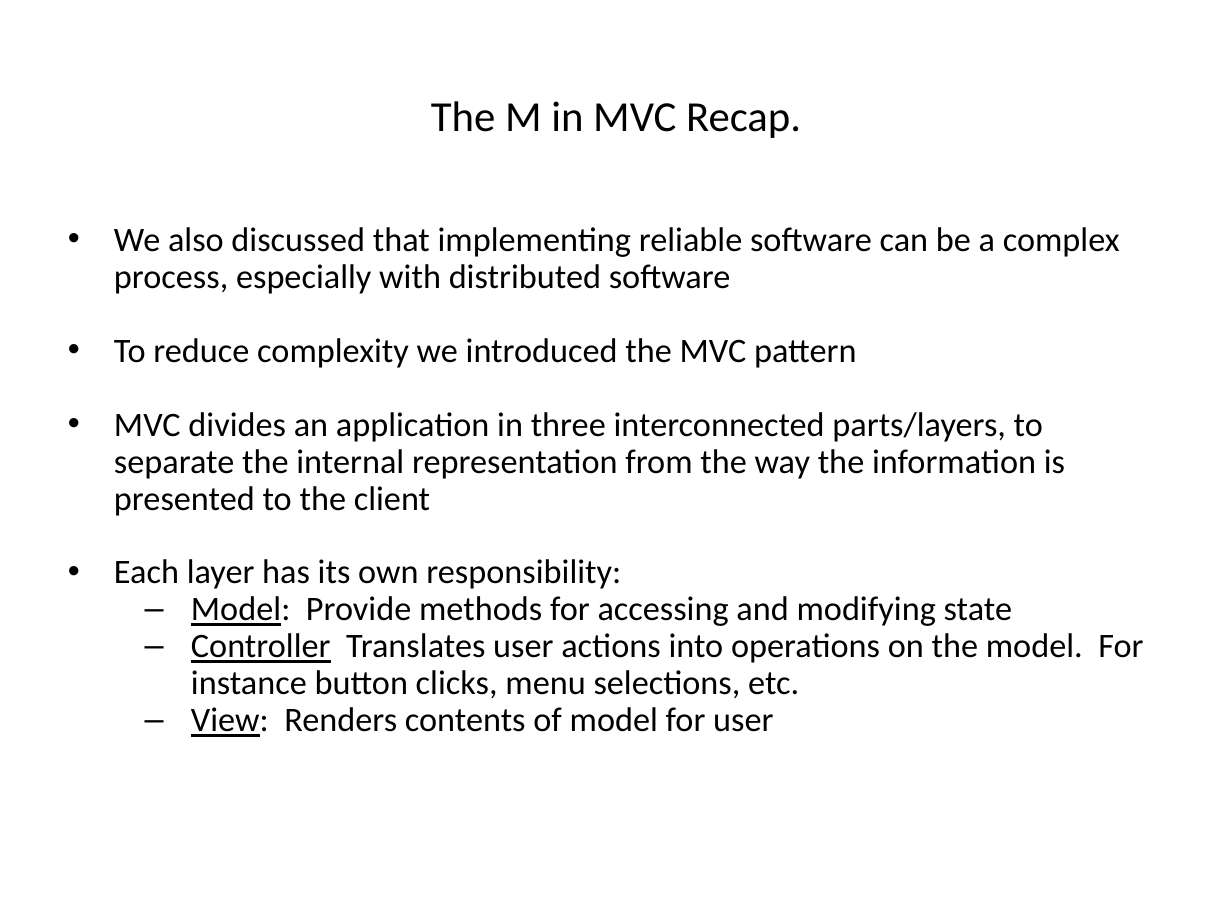
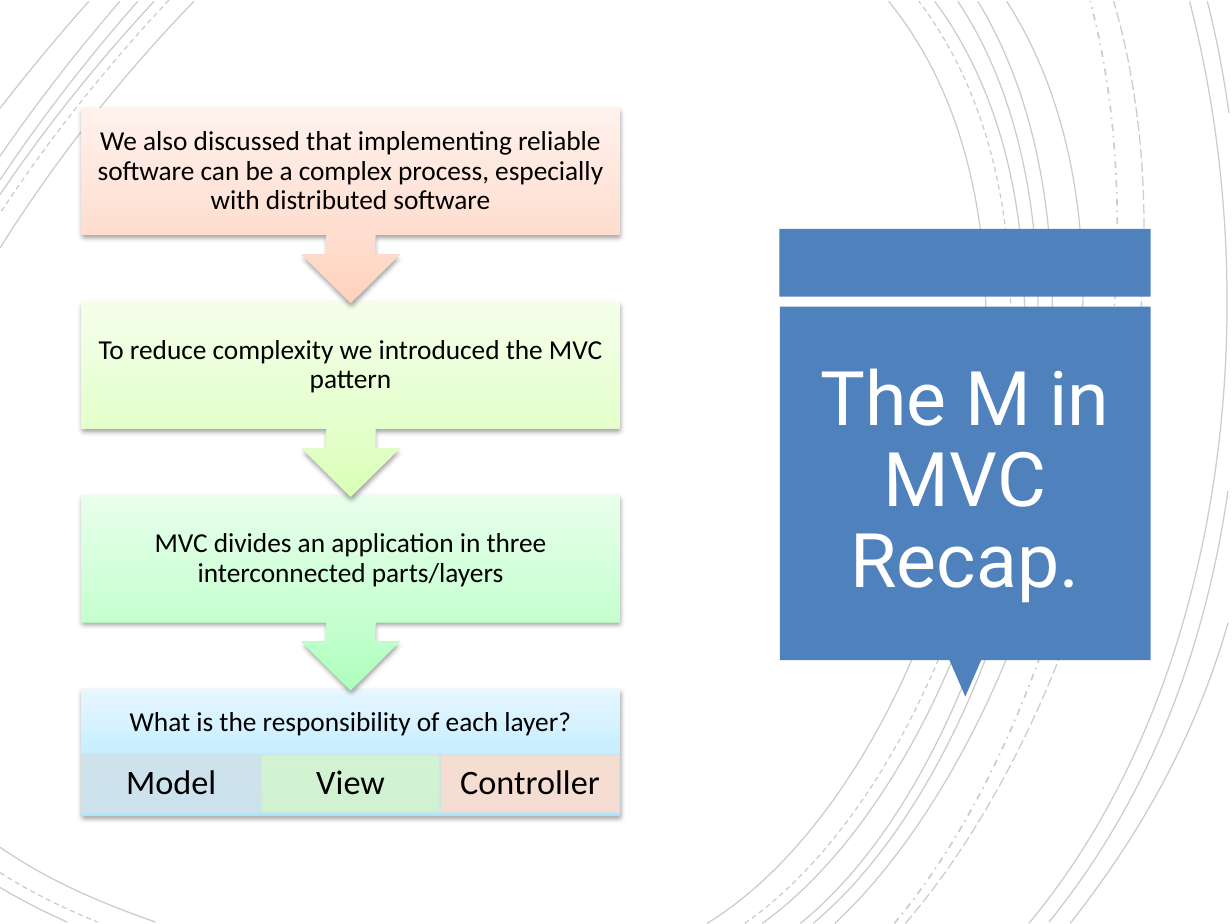
Before and after one commit to hogeschool/Development-5, a slide deck: slide 4 of Lectures/Lecture3/lesson3.pptx. Drawn at 1232x924 pixels with LibreOffice and Linux fonts; fonts in the diff are those of the drawing. Boxes give left, top, right and bottom in pixels: in the first picture for what was removed or moved away, otherwise in the second. Text is boxed around its words. In the diff, an @@ line names an element or a change of style, - is before the commit and + after.

```diff
--- a/Lectures/Lecture3/lesson3.pptx
+++ b/Lectures/Lecture3/lesson3.pptx
@@ group added at (x1=81, y1=108, x2=620, y2=816): 7 texts, 4 rectangles, 3 up arrow callouts @@
+What is the responsibility of each layer?
+Model
+View
+Controller
+MVC divides an application in three interconnected parts/layers
+To reduce complexity we introduced the MVC pattern
+We also discussed that implementing reliable software can be a complex process, especially with distributed software
@@ text removed at (x1=114, y1=227, x2=1143, y2=737) @@
-• We also discussed that implementing reliable software can be a complex process, especially with distributed software
-• To reduce complexity we introduced the MVC pattern
-• MVC divides an application in three interconnected parts/layers, to separate the internal representation from the way the information is presented to the client
-• Each layer has its own responsibility:
-  – Model: Provide methods for accessing and modifying state
-  – Controller Translates user actions into operations on the model. For instance button clicks, menu selections, etc.
-  – View: Renders contents of model for user
@@ rectangle added at (x1=780, y1=229, x2=1151, y2=297), fill #4F81BD @@
@@ rectangle added at (x1=780, y1=307, x2=1151, y2=660), fill #4F81BD @@
@@ title "The M in MVC Recap." moved from (x1=431, y1=101, x2=801, y2=138) to (x1=820, y1=368, x2=1110, y2=603) @@
@@ title "The M in MVC Recap." at (x1=820, y1=368, x2=1110, y2=603): size 25 to 44 pt, font Calibri to Roboto, text colour #000000 to #FFFFFF; line spacing 1 to 0.9 @@
@@ group added at (x1=0, y1=0, x2=1232, y2=924): 21 freeform shapes @@
@@ triangle added at (x1=950, y1=660, x2=982, y2=697), fill #4F81BD @@
```
Also in this commit, not shown: 8 other slides changed, 8 slides added, 2 other files.
